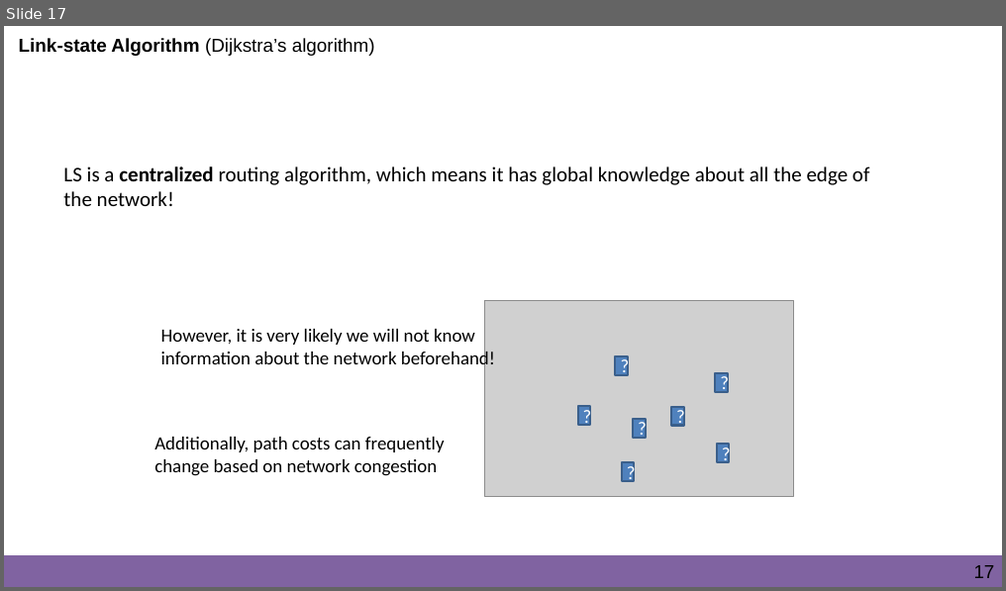
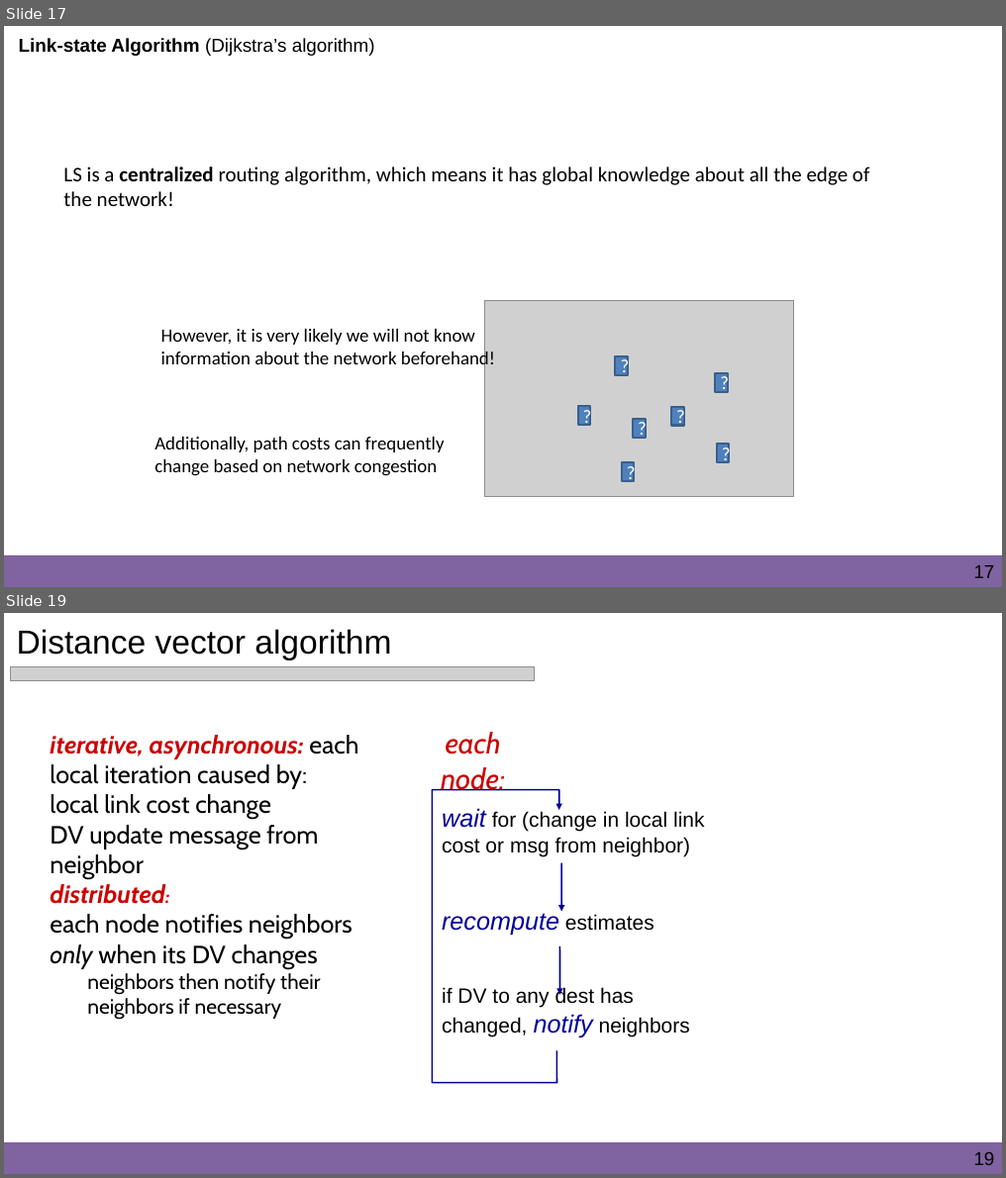
Before and after one commit to reesep/reesep.github.io, a slide deck: classes/fall2022/466/lectures/slides/12_NetworkLayer_Routing.pptx. Shown one above the other, each under a label of ours: slide 17 before the commit, slides 17 and 19 after it; the slides between them are not shown. The pictures are 1006x591 and 1006x1178 pixels, drawn with LibreOffice and Linux fonts; fonts in the diff are those of the drawing; grey boxes stand for pictures; background and template pictures are left out. Boxes give left, top, right and bottom in pixels: in the first picture for what was removed or moved away, otherwise in the second. Text is boxed around its words. In the diff, an @@ line names an element or a change of style, - is before the commit and + after.

```diff
--- a/classes/fall2022/466/lectures/slides/12_NetworkLayer_Routing.pptx
+++ b/classes/fall2022/466/lectures/slides/12_NetworkLayer_Routing.pptx
@@ slide 19 added at [4,613,1002,1174], background #FFFFFF; not listed: 3 template elements that a slide beside it also shows @@
@@ title added at [17,629,391,661], 32 pt, text #000000 @@
+Distance vector algorithm
@@ picture added at [10,666,534,681] @@
@@ text added at [50,735,358,1020], 24 pt, text #000000 @@
+iterative, asynchronous: each local iteration caused by:
+local link cost change
+DV update message from neighbor
+distributed:
+each node notifies neighbors only when its DV changes
+  neighbors then notify their neighbors if necessary
@@ text added at [441,732,505,791], 28 pt, text #CC0000, italic @@
+each node:
@@ freeform shape added at [433,789,559,1083], outline #000099 1.5 pt @@
@@ text added at [442,808,705,1038], 20 pt, text #000000 @@
+wait for (change in local link cost or msg from neighbor)
+recompute estimates
+if DV to any dest has changed, notify neighbors
@@ arrow added from (561, 863) to (561, 912), #000099 1.5 pt @@
@@ arrow added from (560, 947) to (560, 995), #000099 1.5 pt @@
@@ page number added at [974,1153,995,1165], 18 pt, text #000000 @@
+19
```
Also in this commit, not shown: 21 other slides added, 1 slide removed, 25 other files.
